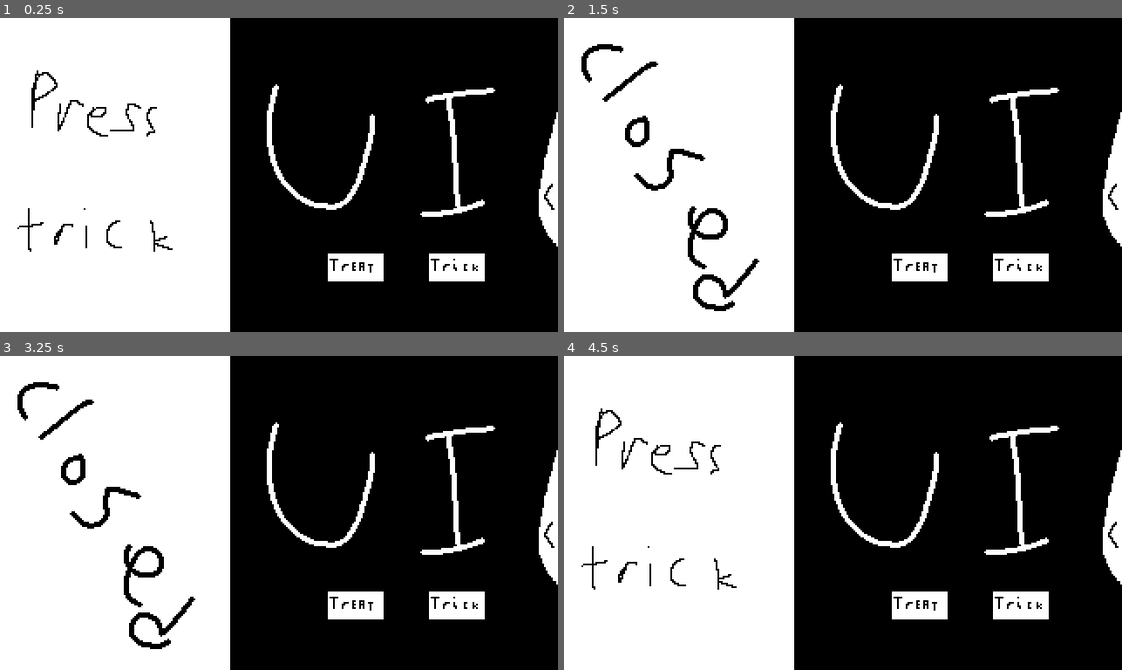
Above: before the commit, frames 1-4 (two rows, left to right).
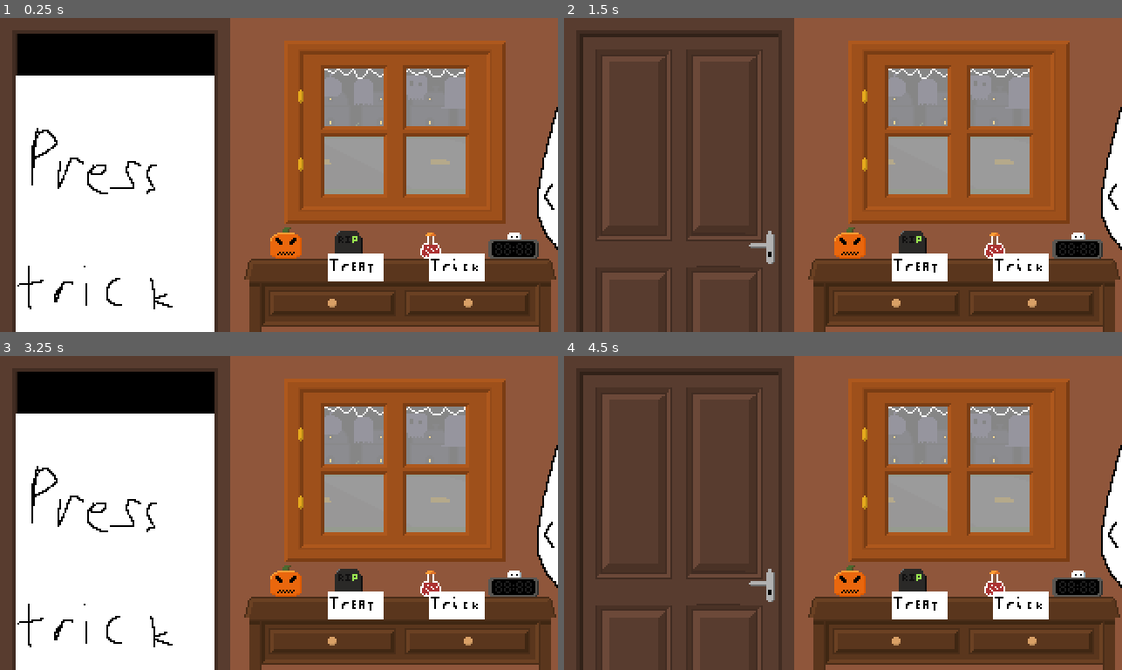
Above: after the commit, the same moments.

Repository: Ect0plasm/halloweenJam
Game: Godot game, scene res://Scenes/node_2d.tscn
Same seed, same stepped clock (60 frames per second), same inputs: the game is played once before the commit and once after it.
Inputs (mouse positions are in pixels of both pictures, inside the frame that each line leads up to):
- Up to frame 1 (0.25 s): no input
- Up to frame 2 (1.5 s): click (1021, 266) at 0.5 s; click (921, 266) at 1.25 s
- Up to frame 3 (3.25 s): click (457, 604) at 2 s; click (357, 604) at 2.75 s
- Up to frame 4 (4.5 s): click (1021, 604) at 3.5 s; click (921, 604) at 4.25 s

The runs differ from the first frame. In frame 1, 69% of the frame differs, in the area x 0-100%, y 0-100%; in frame 2, 97%; in frame 3, 70%; in frame 4, 97%.

Commit message:
rearrange file organization

Diff:
--- a/Scenes/Assets/Visitor1.tscn
+++ /dev/null
@@ -1,9 +0,0 @@
-[gd_scene load_steps=3 format=3 uid="uid://dnsa577lq8pkm"]
-
-[ext_resource type="Texture2D" uid="uid://chx75ur7t51va" path="res://visitor1t.png" id="1_t27fx"]
-[ext_resource type="Script" uid="uid://dvvaac0o8ak6j" path="res://Scenes/Assets/visitorProperties.gd" id="2_rn1qu"]
-
-[node name="Visitor1" type="Sprite2D"]
-texture = ExtResource("1_t27fx")
-script = ExtResource("2_rn1qu")
-trick = true
--- a/Scenes/Assets/Visitor2.tscn
+++ /dev/null
@@ -1,9 +0,0 @@
-[gd_scene load_steps=3 format=3 uid="uid://iuewd0smbntr"]
-
-[ext_resource type="Texture2D" uid="uid://bbp22vvn0sc3b" path="res://visito2t.png" id="1_o1sws"]
-[ext_resource type="Script" uid="uid://dvvaac0o8ak6j" path="res://Scenes/Assets/visitorProperties.gd" id="2_olwkb"]
-
-[node name="Visitor2" type="Sprite2D"]
-texture = ExtResource("1_o1sws")
-script = ExtResource("2_olwkb")
-treat = true
--- a/Scenes/Assets/visitorProperties.gd
+++ /dev/null
@@ -1,2 +0,0 @@
-extends Sprite2D
-@export var trick: bool
--- /dev/null
+++ b/Scenes/Presets/Visitor1.tscn
@@ -0,0 +1,9 @@
+[gd_scene load_steps=3 format=3 uid="uid://dnsa577lq8pkm"]
+
+[ext_resource type="Texture2D" uid="uid://chx75ur7t51va" path="res://Assets/Sprites/visitor1t.png" id="1_t27fx"]
+[ext_resource type="Script" uid="uid://dvvaac0o8ak6j" path="res://Scripts/visitorProperties.gd" id="2_rn1qu"]
+
+[node name="Visitor1" type="Sprite2D"]
+texture = ExtResource("1_t27fx")
+script = ExtResource("2_rn1qu")
+trick = true
--- /dev/null
+++ b/Scenes/Presets/Visitor2.tscn
@@ -0,0 +1,8 @@
+[gd_scene load_steps=3 format=3 uid="uid://iuewd0smbntr"]
+
+[ext_resource type="Texture2D" uid="uid://bbp22vvn0sc3b" path="res://Assets/Sprites/visito2t.png" id="1_o1sws"]
+[ext_resource type="Script" uid="uid://dvvaac0o8ak6j" path="res://Scripts/visitorProperties.gd" id="2_olwkb"]
+
+[node name="Visitor2" type="Sprite2D"]
+texture = ExtResource("1_o1sws")
+script = ExtResource("2_olwkb")
--- a/Scenes/node_2d.tscn
+++ b/Scenes/node_2d.tscn
@@ -1,42 +1,38 @@
-[gd_scene load_steps=8 format=3 uid="uid://cxm1y0g8khuxs"]
+[gd_scene load_steps=9 format=3 uid="uid://cxm1y0g8khuxs"]
 
-[ext_resource type="Texture2D" uid="uid://ccis8pylpta65" path="res://closeDoor.png" id="1_u7krg"]
-[ext_resource type="Texture2D" uid="uid://bmndn1bjbak0x" path="res://UI.png" id="2_tx0tn"]
-[ext_resource type="Script" uid="uid://ctt35qcba1w8y" path="res://visitors.gd" id="3_wjtap"]
-[ext_resource type="Texture2D" uid="uid://6j0213vnaolv" path="res://Trick.png" id="4_v7gqg"]
-[ext_resource type="Texture2D" uid="uid://fwow3a58qj8n" path="res://Treat.png" id="5_chwn1"]
-[ext_resource type="Texture2D" uid="uid://y58rtd0uku02" path="res://guide.png" id="6_tx0tn"]
-[ext_resource type="Script" uid="uid://b7jr2dbtnsa8d" path="res://guide.gd" id="7_wjtap"]
+[ext_resource type="Texture2D" uid="uid://df7rpf2igpur1" path="res://Assets/Sprites/DoorClosed.png" id="1_wjtap"]
+[ext_resource type="Script" uid="uid://ctt35qcba1w8y" path="res://Scripts/visitors.gd" id="2_wjtap"]
+[ext_resource type="Texture2D" uid="uid://6j0213vnaolv" path="res://Assets/Sprites/Trick.png" id="3_v7gqg"]
+[ext_resource type="Texture2D" uid="uid://fwow3a58qj8n" path="res://Assets/Sprites/Treat.png" id="4_chwn1"]
+[ext_resource type="Texture2D" uid="uid://y58rtd0uku02" path="res://Assets/Sprites/guide.png" id="6_tx0tn"]
+[ext_resource type="Texture2D" uid="uid://f0t4ikist1yf" path="res://Assets/Sprites/DoorFrame.png" id="6_wjtap"]
+[ext_resource type="Texture2D" uid="uid://cl2f2y3jy22ld" path="res://Assets/Sprites/bg.png" id="7_hvaui"]
+[ext_resource type="Script" uid="uid://b7jr2dbtnsa8d" path="res://Scripts/guide.gd" id="7_wjtap"]
 
 [node name="Node2D" type="Node2D"]
 
 [node name="CloseDoor" type="Sprite2D" parent="."]
-position = Vector2(66, 90)
-texture = ExtResource("1_u7krg")
-
-[node name="Ui" type="Sprite2D" parent="."]
-position = Vector2(226, 90)
-texture = ExtResource("2_tx0tn")
+position = Vector2(66, 123)
+texture = ExtResource("1_wjtap")
 
 [node name="GameController" type="Node" parent="." node_paths=PackedStringArray("door")]
-script = ExtResource("3_wjtap")
+script = ExtResource("2_wjtap")
 door = NodePath("../CloseDoor")
-mean = 1.5
-deviation = 0.4
+cooldowntime = 1.0
 
 [node name="Trick" type="TextureButton" parent="."]
 offset_left = 246.0
 offset_top = 135.0
 offset_right = 278.0
 offset_bottom = 151.0
-texture_normal = ExtResource("4_v7gqg")
+texture_normal = ExtResource("3_v7gqg")
 
 [node name="Treat" type="TextureButton" parent="."]
 offset_left = 188.0
 offset_top = 135.0
 offset_right = 220.0
 offset_bottom = 151.0
-texture_normal = ExtResource("5_chwn1")
+texture_normal = ExtResource("4_chwn1")
 
 [node name="Guide" type="TextureButton" parent="."]
 offset_left = 300.0
@@ -48,6 +44,17 @@
 open = Vector2(200, 0)
 speed = 0.2
 
+[node name="Background" type="Sprite2D" parent="."]
+z_index = -100
+position = Vector2(160, 90)
+texture = ExtResource("7_hvaui")
+metadata/_edit_lock_ = true
+
+[node name="Doorframe" type="Sprite2D" parent="."]
+position = Vector2(66, 119)
+texture = ExtResource("6_wjtap")
+metadata/_edit_lock_ = true
+
 [connection signal="pressed" from="Trick" to="GameController" method="button_pressed" binds= [true]]
 [connection signal="pressed" from="Treat" to="GameController" method="button_pressed" binds= [false]]
 [connection signal="pressed" from="Guide" to="Guide" method="_on_pressed"]
--- /dev/null
+++ b/Scripts/visitorProperties.gd
@@ -0,0 +1,2 @@
+extends Sprite2D
+@export var trick:bool
--- /dev/null
+++ b/Scripts/visitors.gd
@@ -0,0 +1,28 @@
+extends Node
+@export var door:Sprite2D
+@onready var visitors = [preload("res://Scenes/Presets/Visitor1.tscn"),
+preload("res://Scenes/Presets/Visitor2.tscn")]
+@export var cooldowntime:float
+var timeout
+var current_visitor
+func spawn_visitor():
+	door.set_visible(false)
+	current_visitor = visitors[randi_range(0,1)].instantiate()
+	current_visitor.position = door.position
+	current_visitor.set_z_index(-1)
+	add_child(current_visitor)
+func button_pressed(trick:bool):
+	if timeout:
+		return
+	if current_visitor.trick == trick:
+		print("good")
+	else:
+		print("bad")
+	door.set_visible(true)
+	remove_child(current_visitor)
+	timeout = true
+	await get_tree().create_timer(cooldowntime).timeout
+	timeout = false
+	spawn_visitor()
+func _ready() -> void:
+	spawn_visitor()
--- a/visitors.gd
+++ /dev/null
@@ -1,35 +0,0 @@
-extends Node
-
-@export var door: Sprite2D
-@onready var visitors = [preload("res://Scenes/Assets/Visitor1.tscn"), preload("res://Scenes/Assets/Visitor2.tscn")]
-@export var mean: float
-@export var deviation: float
-
-var timeout
-var current_visitor
-
-func spawn_visitor():
-	door.set_visible(false)
-	current_visitor = visitors[randi_range(0, 1)].instantiate()
-	current_visitor.position = door.position
-	add_child(current_visitor)
-
-func button_pressed(trick: bool):
-	if timeout:
-		return
-
-	if current_visitor.trick == trick:
-		print("good")
-	else:
-		print("bad")
-
-	door.set_visible(true)
-	remove_child(current_visitor)
-	timeout = true
-	var length = clamp(randfn(mean, deviation), mean - 3*deviation, mean + 3*deviation)
-	await get_tree().create_timer(length).timeout
-	timeout = false
-	spawn_visitor()
-
-func _ready() -> void:
-	spawn_visitor()
Binary file added: Assets/Sprites/DoorClosed.png
Not shown, changed: Assets/Sprites/DoorClosed.png.import
Binary file added: Assets/Sprites/DoorFrame.png
Not shown, added: Assets/Sprites/DoorFrame.png.import
Renamed: Treat.png -> Assets/Sprites/Treat.png
Not shown, added: Assets/Sprites/Treat.png.import
Renamed: Trick.png -> Assets/Sprites/Trick.png
Not shown, changed: Assets/Sprites/Trick.png.import
Renamed: UI.png -> Assets/Sprites/UI.png
Not shown, changed: Assets/Sprites/UI.png.import
Binary file added: Assets/Sprites/bg.png
Not shown, changed: Assets/Sprites/bg.png.import
(and 11 more such lines)
